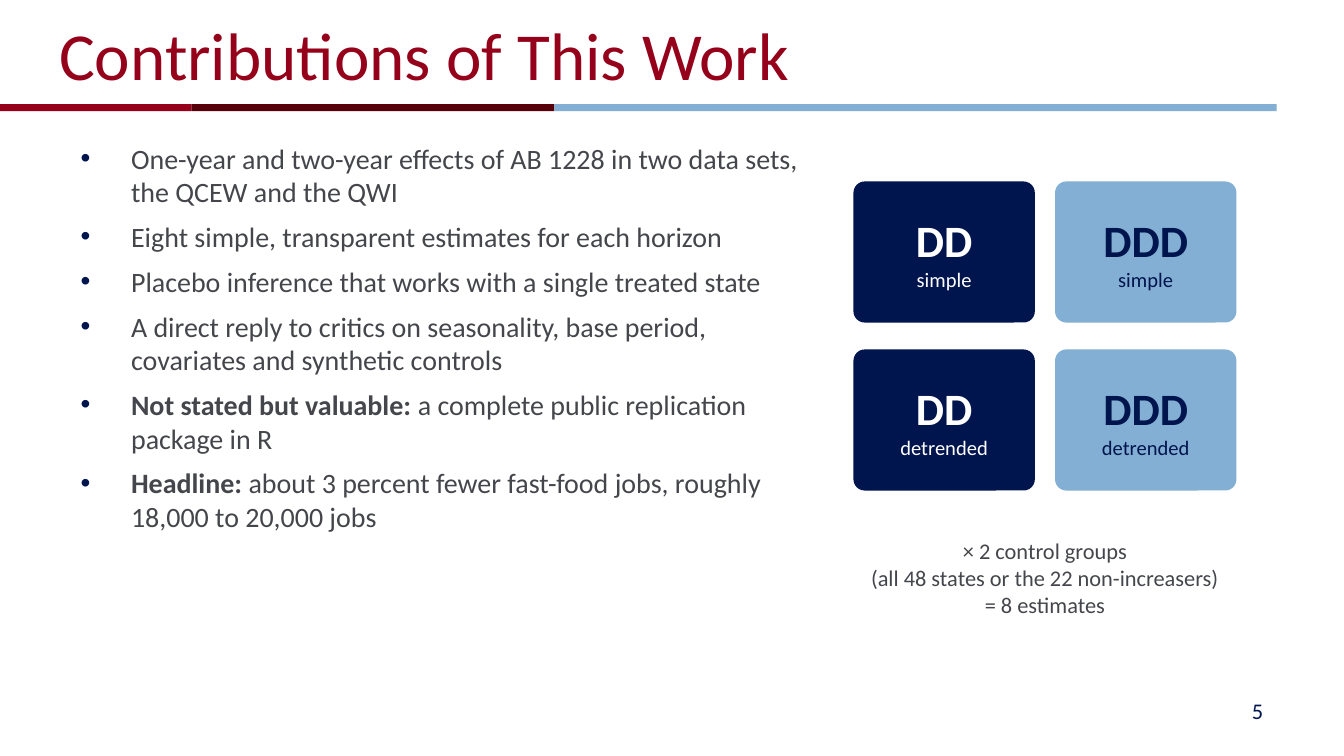
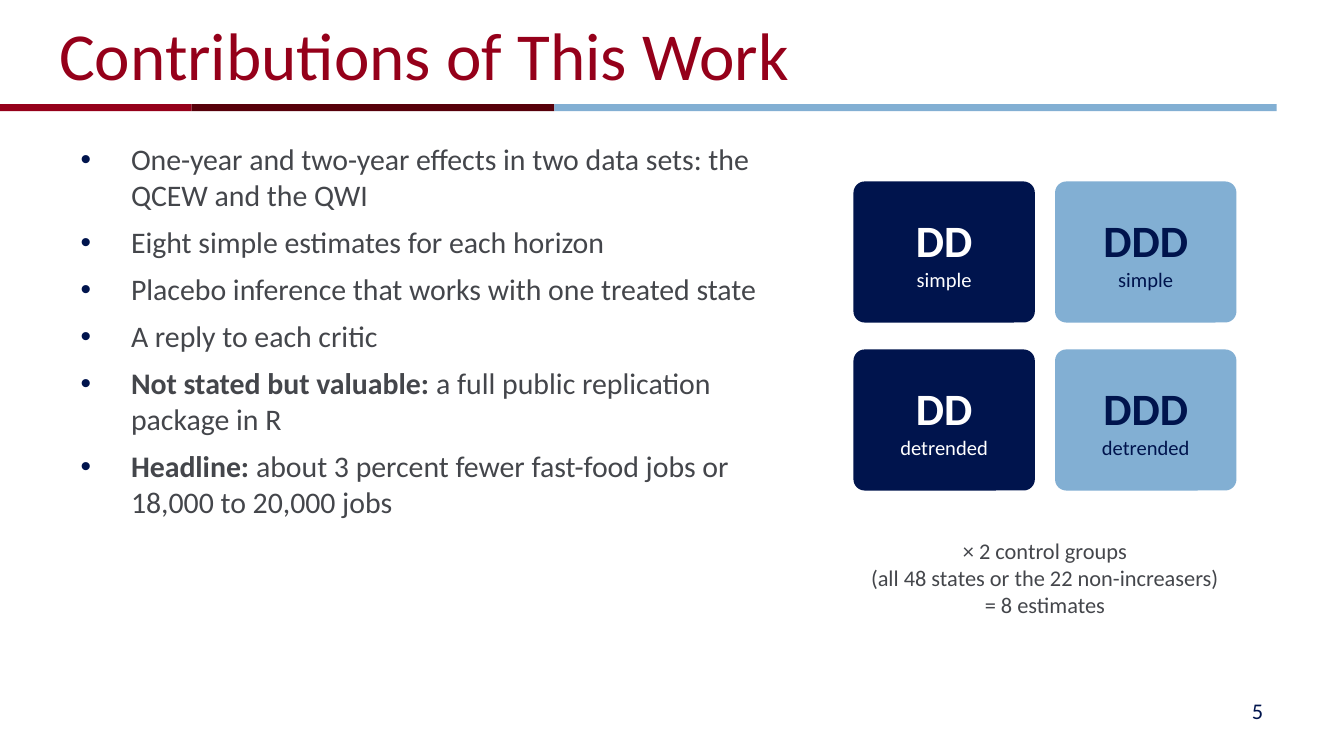
Before and after one commit to NitinLodha2812/stat5200-fastfood-replication, a slide deck: slide 5 of presentation/replication_presentation.pptx. Drawn at 1344x756 pixels with LibreOffice and Linux fonts; fonts in the diff are those of the drawing; background and template pictures are left out. Boxes give left, top, right and bottom in pixels: in the first picture for what was removed or moved away, otherwise in the second. Text is boxed around its words. In the diff, an @@ line names an element or a change of style, - is before the commit and + after.

```diff
--- a/presentation/replication_presentation.pptx
+++ b/presentation/replication_presentation.pptx
@@ text at (x1=131, y1=149, x2=756, y2=518): text changed; size 15 to 16 pt @@
-• One-year and two-year effects of AB 1228 in two data sets, the QCEW and the QWI
-• Eight simple, transparent estimates for each horizon
-• Placebo inference that works with a single treated state
-• A direct reply to critics on seasonality, base period, covariates and synthetic controls
-• Not stated but valuable: a complete public replication package in R
-• Headline: about 3 percent fewer fast-food jobs, roughly 18,000 to 20,000 jobs
+• One-year and two-year effects in two data sets: the QCEW and the QWI
+• Eight simple estimates for each horizon
+• Placebo inference that works with one treated state
+• A reply to each critic
+• Not stated but valuable: a full public replication package in R
+• Headline: about 3 percent fewer fast-food jobs or 18,000 to 20,000 jobs
```
Also in this commit, not shown: 10 other slides changed, 5 slides removed, 2 other files.
